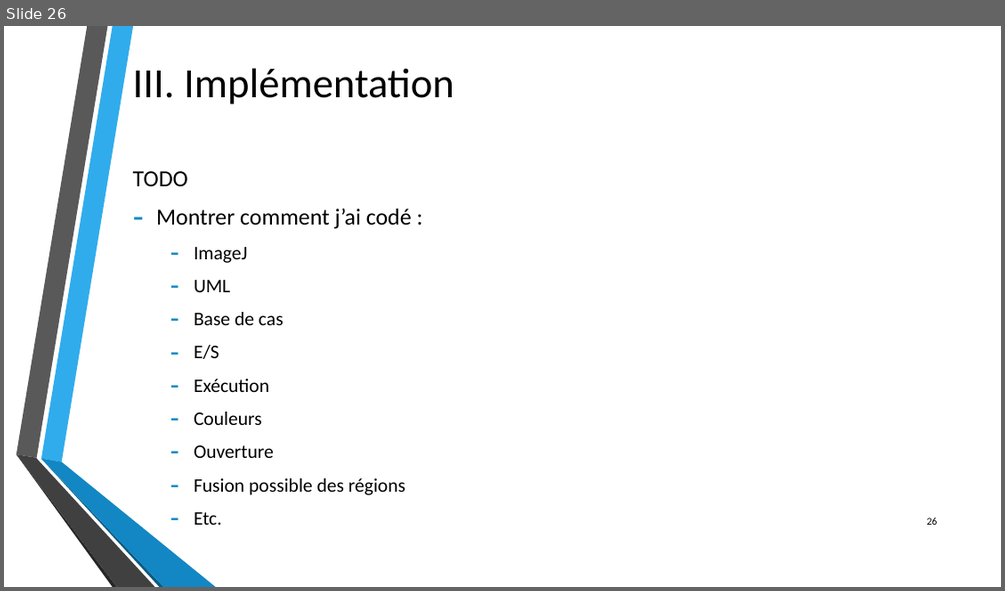
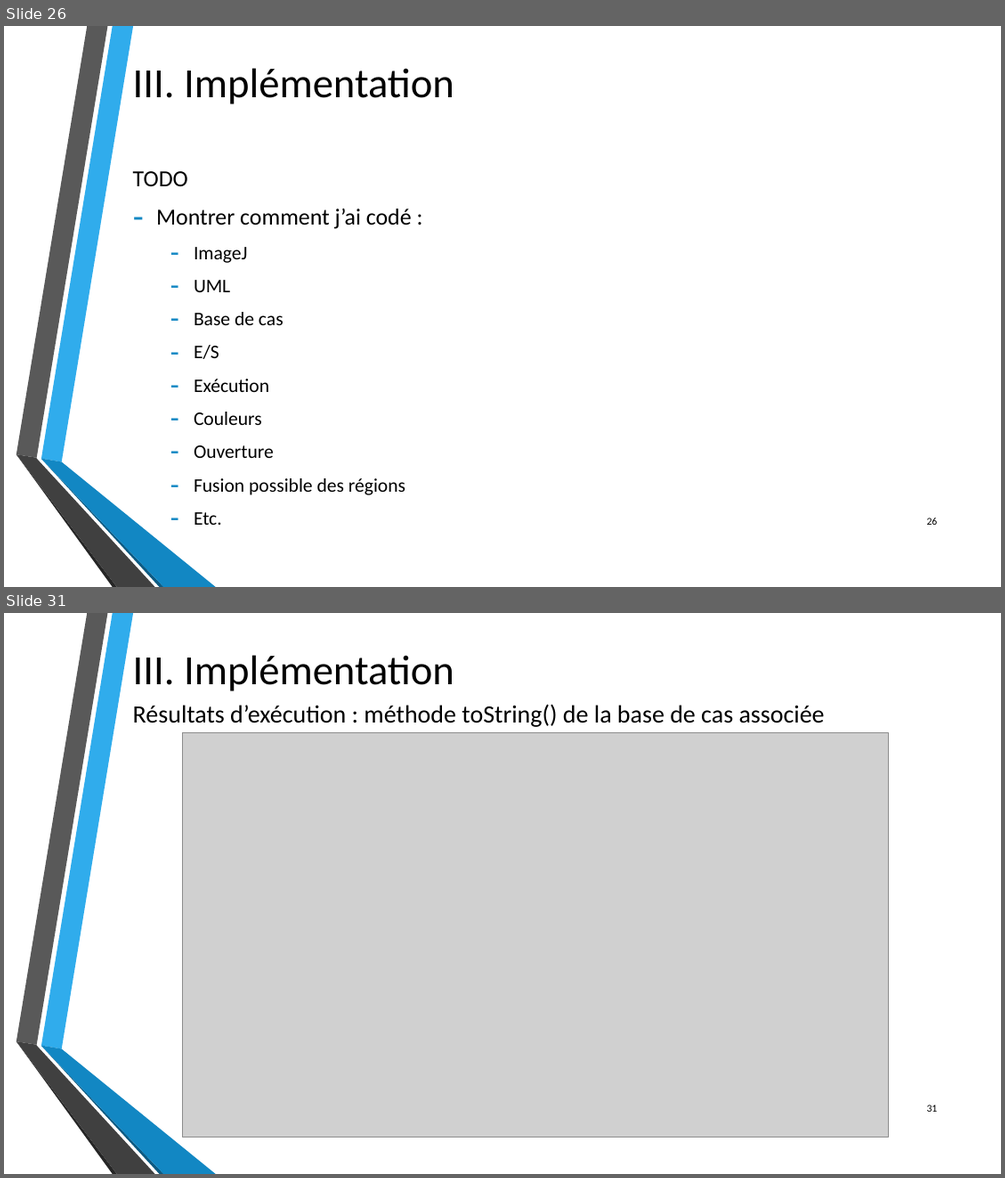
Before and after one commit to byZipo/Dossiers-Stage, a slide deck: Travail_realise/Presentations/Utilisation_du_RaPC_pour_la_segmentation_d_images.pptx. Shown one above the other, each under a label of ours: slide 26 before the commit, slides 26 and 31 after it; the slides between them are not shown. The pictures are 1005x591 and 1005x1178 pixels, drawn with LibreOffice and Linux fonts; fonts in the diff are those of the drawing; grey boxes stand for pictures; background and template pictures are left out. Boxes give left, top, right and bottom in pixels: in the first picture for what was removed or moved away, otherwise in the second. Text is boxed around its words. In the diff, an @@ line names an element or a change of style, - is before the commit and + after.

```diff
--- a/Travail_realise/Presentations/Utilisation_du_RaPC_pour_la_segmentation_d_images.pptx
+++ b/Travail_realise/Presentations/Utilisation_du_RaPC_pour_la_segmentation_d_images.pptx
@@ slide 31 added at <box>4,613,1001,1174</box>, background picture (left out); not listed: 6 template elements that a slide beside it also shows @@
@@ title added at <box>133,655,454,691</box>, 40 pt, text #000000 @@
+III. Implémentation
@@ text added at <box>133,704,825,727</box>, 24 pt, text #000000 @@
+Résultats d’exécution : méthode toString() de la base de cas associée
@@ picture added at <box>182,732,888,1136</box> @@
@@ page number added at <box>927,1104,938,1111</box>, 10 pt, text #000000 @@
+31
```
Also in this commit, not shown: 1 slide changed, 11 other slides added, 4 other files.
